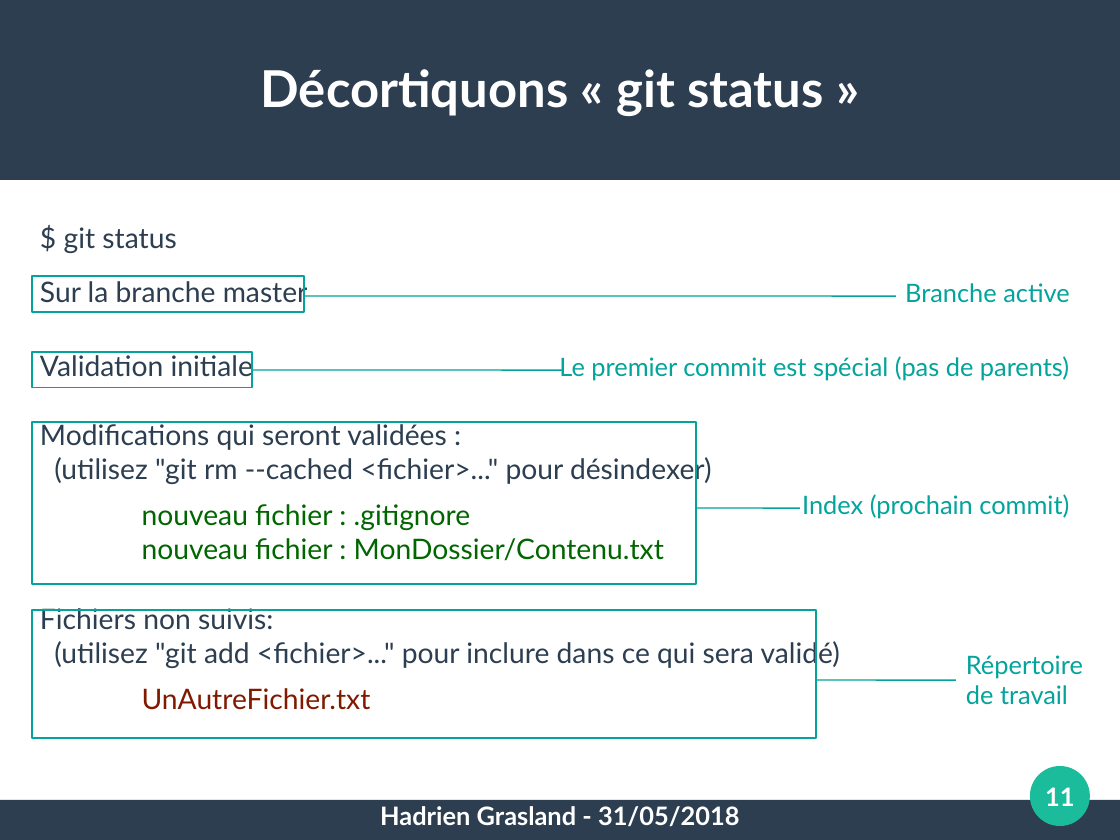
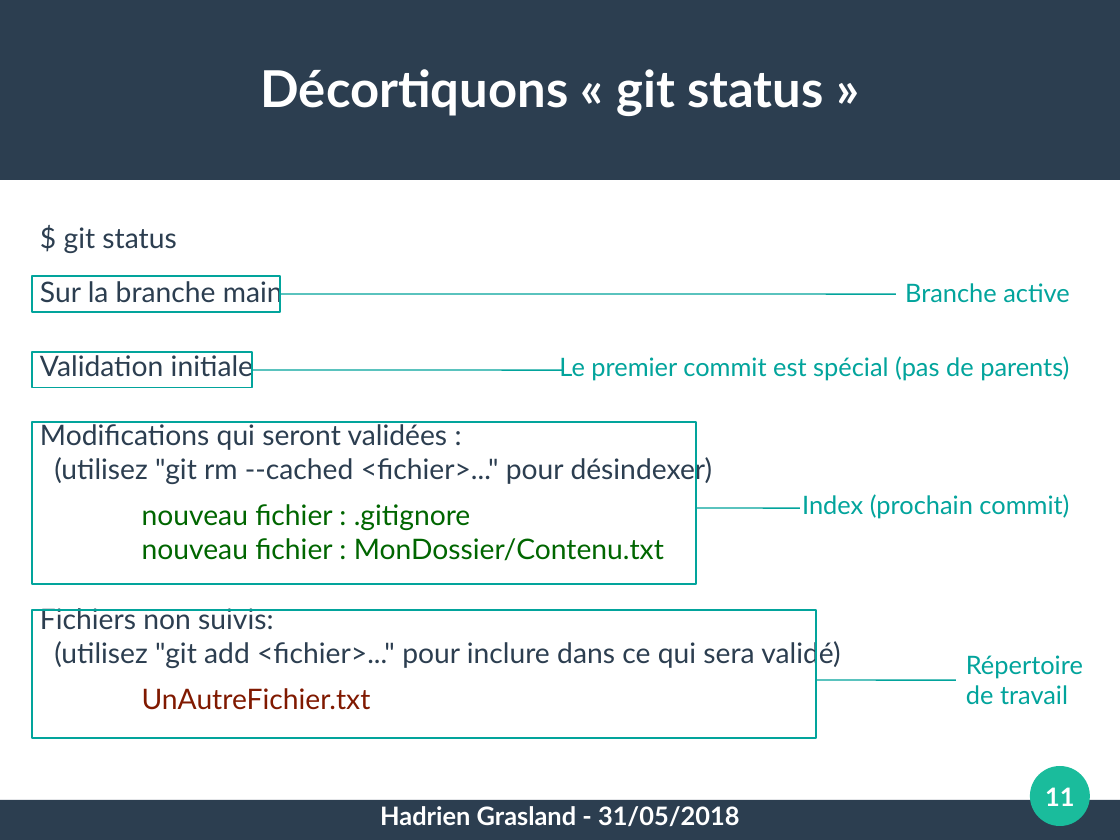
Before and after one commit to pushou/formation-git, a slide deck: slide 11 of Pres2-Versions.odp. Drawn at 1120x840 pixels with LibreOffice and Linux fonts; fonts in the diff are those of the drawing. Boxes give left, top, right and bottom in pixels: in the first picture for what was removed or moved away, otherwise in the second. Text is boxed around its words. In the diff, an @@ line names an element or a change of style, - is before the commit and + after.

Commit message:
Switch branches from master to main

```diff
--- a/Pres2-Versions.odp
+++ b/Pres2-Versions.odp
@@ rectangle: place and size @@
-rectangle at box(32, 276, 304, 312)
+rectangle at box(32, 276, 279, 312)
@@ text at box(40, 277, 283, 307): text changed @@
-Sur la branche master
+Sur la branche main
@@ line moved from (304, 296) - (896, 296) to (281, 294) - (896, 294) @@
```
Also in this commit, not shown: 1 other slide changed, 26 other files.
